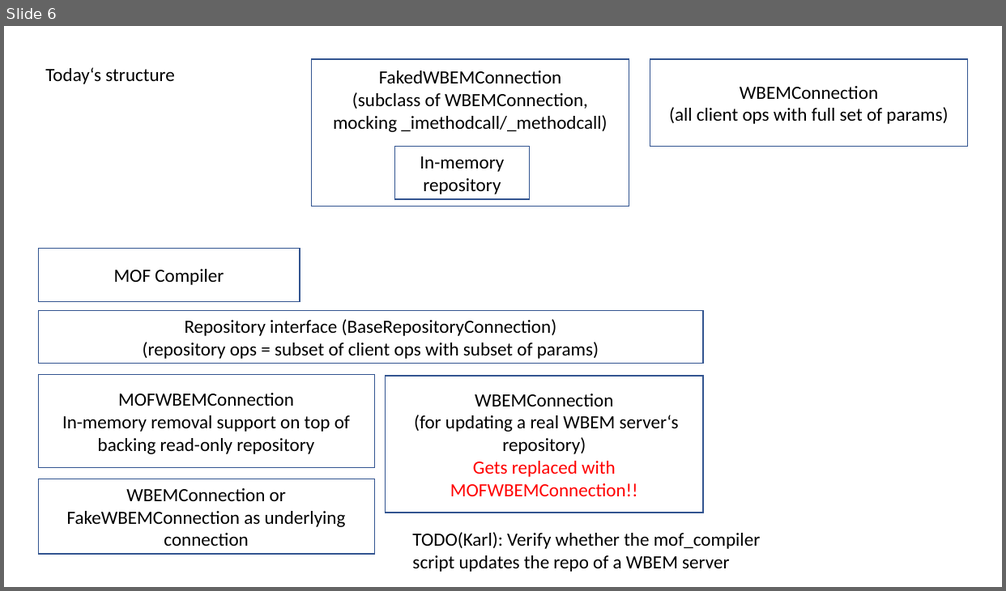
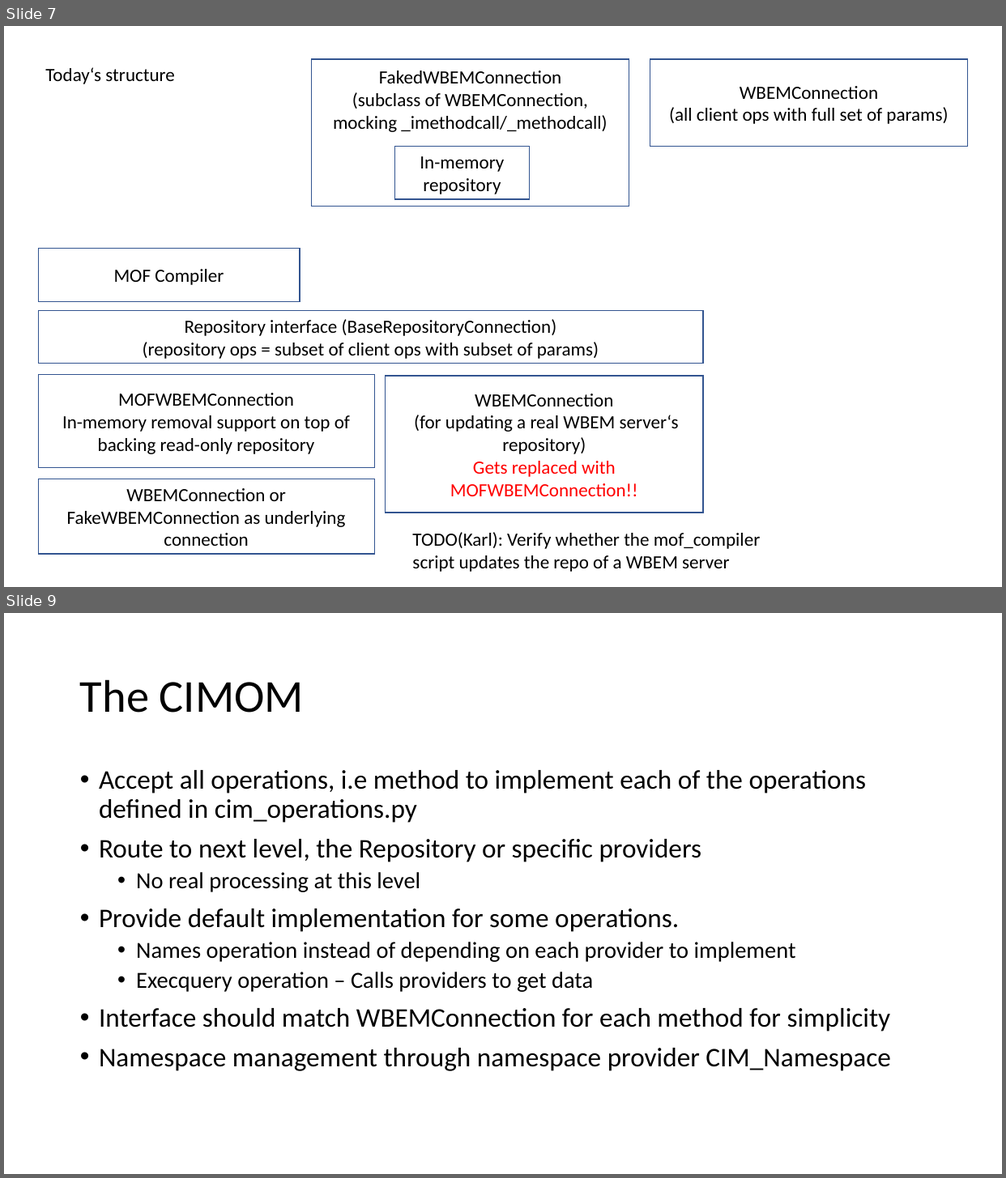
Before and after one commit to pywbem/pywbem, a slide deck: design/RepositoryStructure.pptx. Shown one above the other, each under a label of ours: slide 6 before the commit, slides 7 and 9 after it; the slides between them are not shown. The pictures are 1006x591 and 1006x1178 pixels, drawn with LibreOffice and Linux fonts; fonts in the diff are those of the drawing. Boxes give left, top, right and bottom in pixels: in the first picture for what was removed or moved away, otherwise in the second. Text is boxed around its words. In the diff, an @@ line names an element or a change of style, - is before the commit and + after.

```diff
--- a/design/RepositoryStructure.pptx
+++ b/design/RepositoryStructure.pptx
@@ slide 9 added at (4, 613, 1002, 1174), background #FFFFFF @@
@@ title added at (80, 679, 304, 713), 44 pt, text #000000 @@
+The CIMOM
@@ text added at (99, 770, 891, 1071), 25.9 pt, text #000000 @@
+• Accept all operations, i.e method to implement each of the operations defined in cim_operations.py
+• Route to next level, the Repository or specific providers
+  • No real processing at this level
+• Provide default implementation for some operations.
+  • Names operation instead of depending on each provider to implement
+  • Execquery operation – Calls providers to get data
+• Interface should match WBEMConnection for each method for simplicity
+• Namespace management through namespace provider CIM_Namespace
@@ what was slide 6 is now slide 7 @@
```
Also in this commit, not shown: 5 other slides added.
